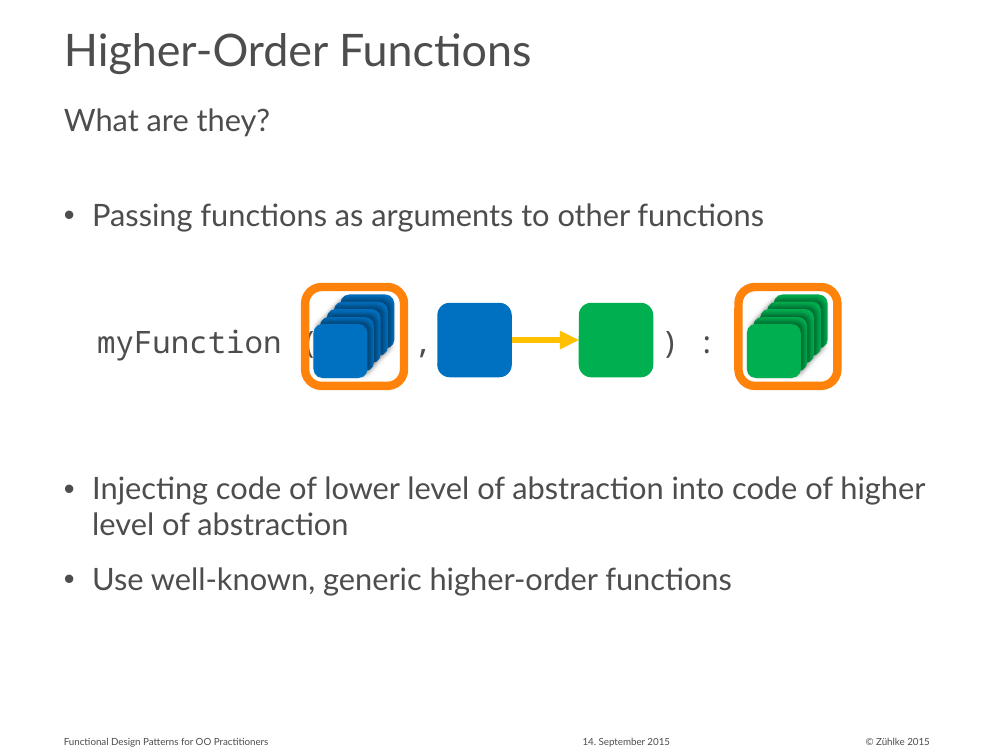
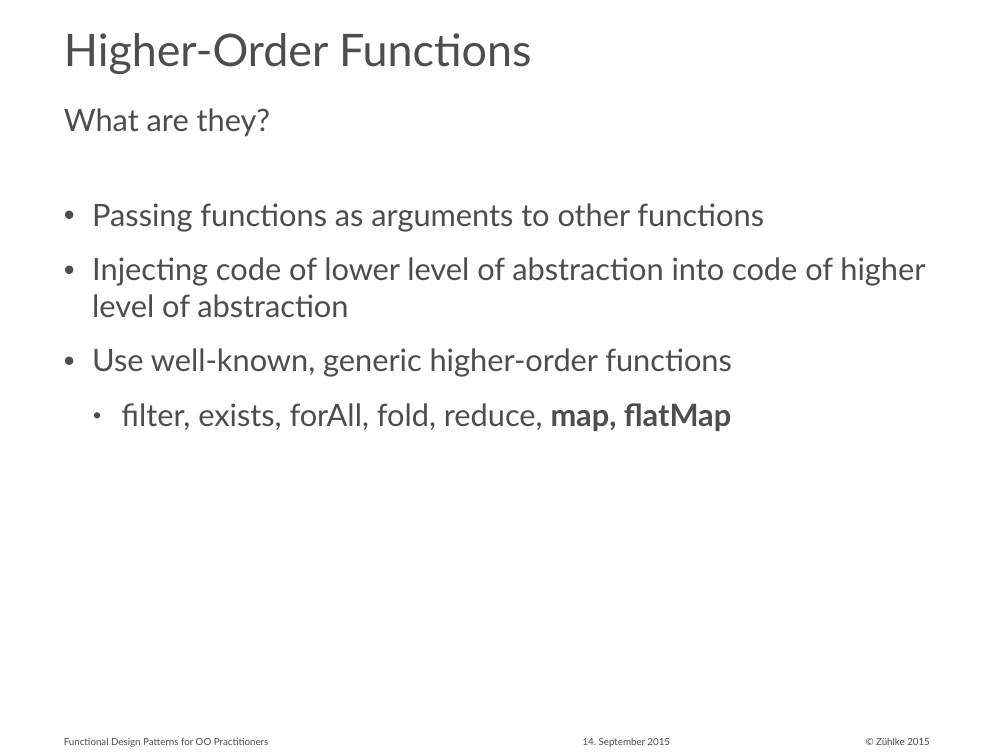
Before and after one commit to aax/zdays-fp-patterns, a slide deck: slide 8 of Functional Design Patterns for OO Practitioners.pptx. Drawn at 1008x756 pixels with LibreOffice and Linux fonts; fonts in the diff are those of the drawing. Boxes give left, top, right and bottom in pixels: in the first picture for what was removed or moved away, otherwise in the second. Text is boxed around its words. In the diff, an @@ line names an element or a change of style, - is before the commit and + after.

```diff
--- a/Functional Design Patterns for OO Practitioners.pptx
+++ b/Functional Design Patterns for OO Practitioners.pptx
@@ rounded rectangle removed at (305,287,404,386) @@
@@ rounded rectangle removed at (341,294,395,349) @@
@@ text removed at (97,329,281,361) @@
-myFunction ( , ) :
@@ rounded rectangle removed at (313,324,368,378) @@
@@ rounded rectangle removed at (320,318,374,372) @@
@@ rounded rectangle removed at (327,309,381,364) @@
@@ rounded rectangle removed at (334,301,388,356) @@
@@ rounded rectangle removed at (437,302,512,377) @@
@@ rounded rectangle removed at (579,302,653,377) @@
@@ group removed at (739,287,838,386): 6 rounded rectangles @@
@@ arrow removed from (512, 340) to (579, 340) @@
@@ text at (121,403,731,431): paragraph added @@
+  • filter, exists, forAll, fold, reduce, map, flatMap
```
Also in this commit, not shown: 9 other slides changed, 3 slides added.
